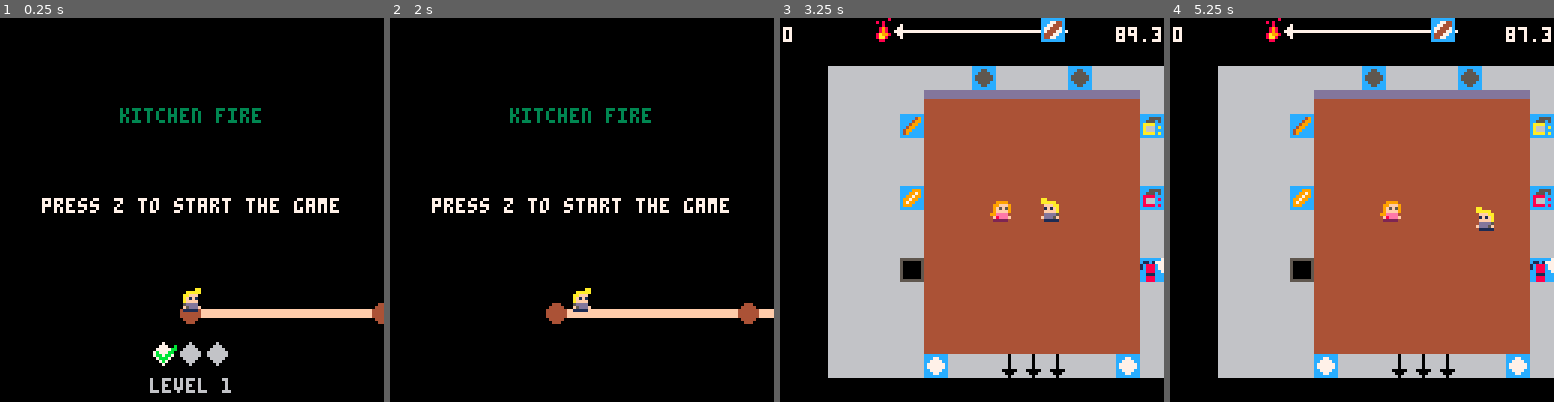
Above: before the commit, frames 1-4 (left to right).
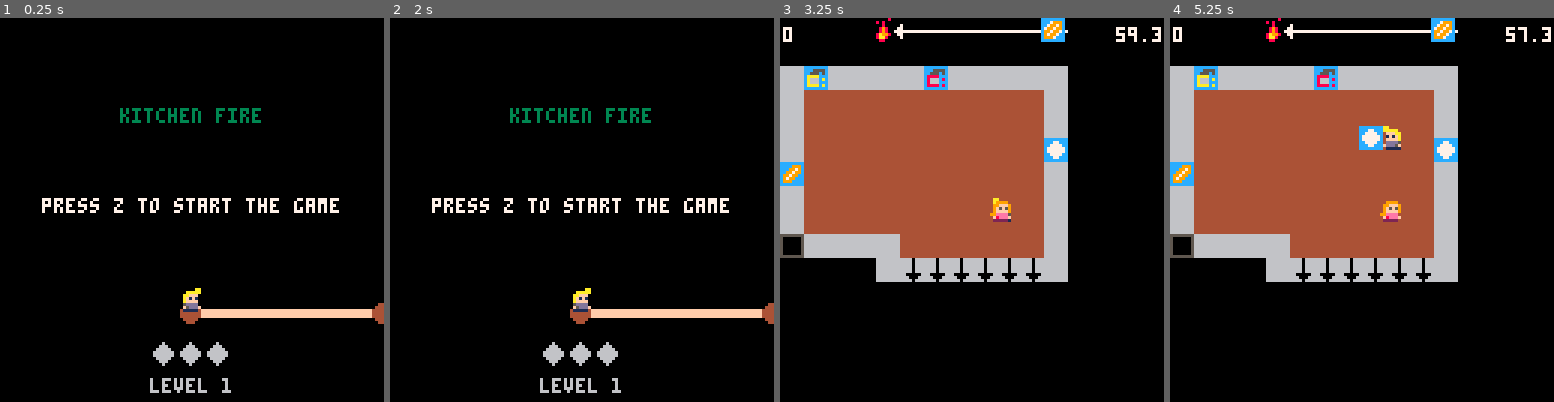
Above: after the commit, the same moments.

Repository: tducasse/kitchen-fire
Game: PICO-8 cartridge kitchen_fire.p8
Same seed, same stepped clock (60 frames per second), same inputs: the game is played once before the commit and once after it.
Inputs:
- Up to frame 1 (0.25 s): no input
- Up to frame 2 (2 s): tap X (X key) at 0.33, 1.07, 1.85 s; tap O (Z key) at 0.7, 1.7 s; hold Right from 1.6 s (still down)
- Up to frame 3 (3.25 s): release Right at 2.1 s; tap O (Z key) at 2.1, 2.5, 2.9 s; hold Up 2.15-2.42 s; hold Right 2.47-3.03 s; tap X (X key) at 2.97 s; hold Left from 3.08 s (still down)
- Up to frame 4 (5.25 s): tap O (Z key) every 0.4 s from 3.3 to 4.9 s; release Left at 3.58 s; hold Down 3.63-3.97 s; hold Right 4.02-4.68 s; tap X (X key) at 4.08, 5.2 s; hold Up 4.73-5.03 s; hold Left from 5.08 s (still down)

The runs differ from the first frame. In frame 1, 0.2% of the frame differs, in the area x 39-47%, y 84-91%; in frame 2, 1.7%; in frame 3, 59%; in frame 4, 60%, in the area x 0-100%, y 0-94%.

Commit message:
Fix all levels free

Diff:
--- a/levels.lua
+++ b/levels.lua
@@ -1,7 +1,7 @@
 levels={
 	[1]={
 		recipes={40,48,36},
-		rank=1,
+		rank=0,
 		music=music_level_1,
 		star1=170,
 		star2=200,
@@ -19,7 +19,7 @@
 	},
 	[2]={
 		recipes={38,34,42,50},
-		rank=1,
+		rank=0,
 		music=music_level_2,
 		star1=90,
 		star2=120,
